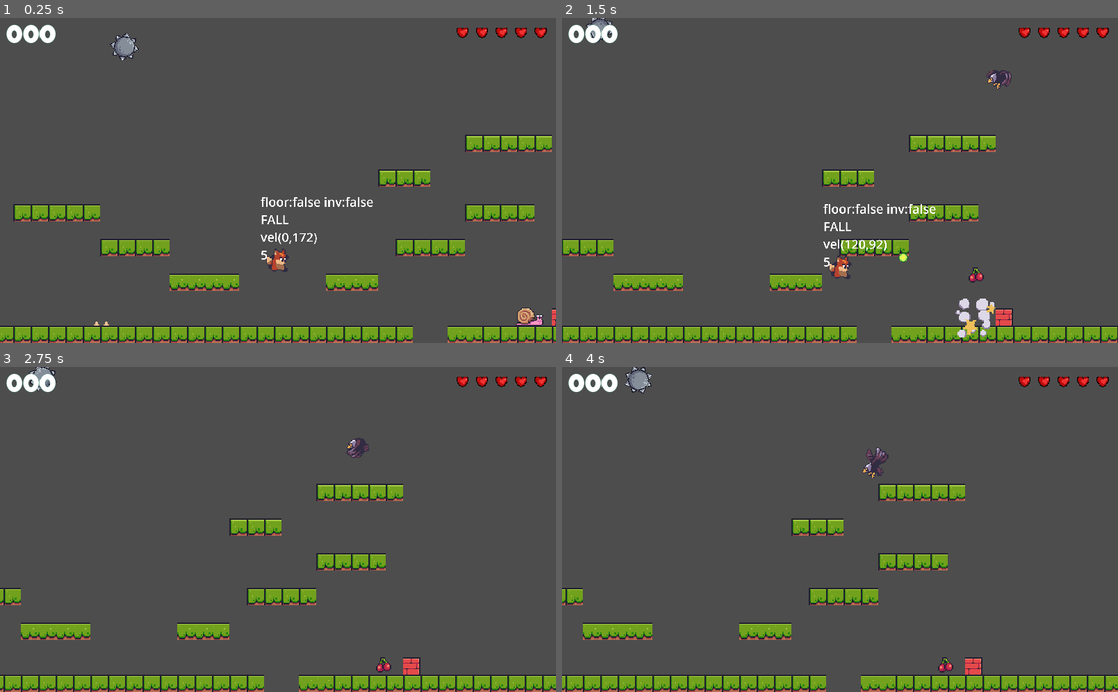
Above: before the commit, frames 1-4 (two rows, left to right).
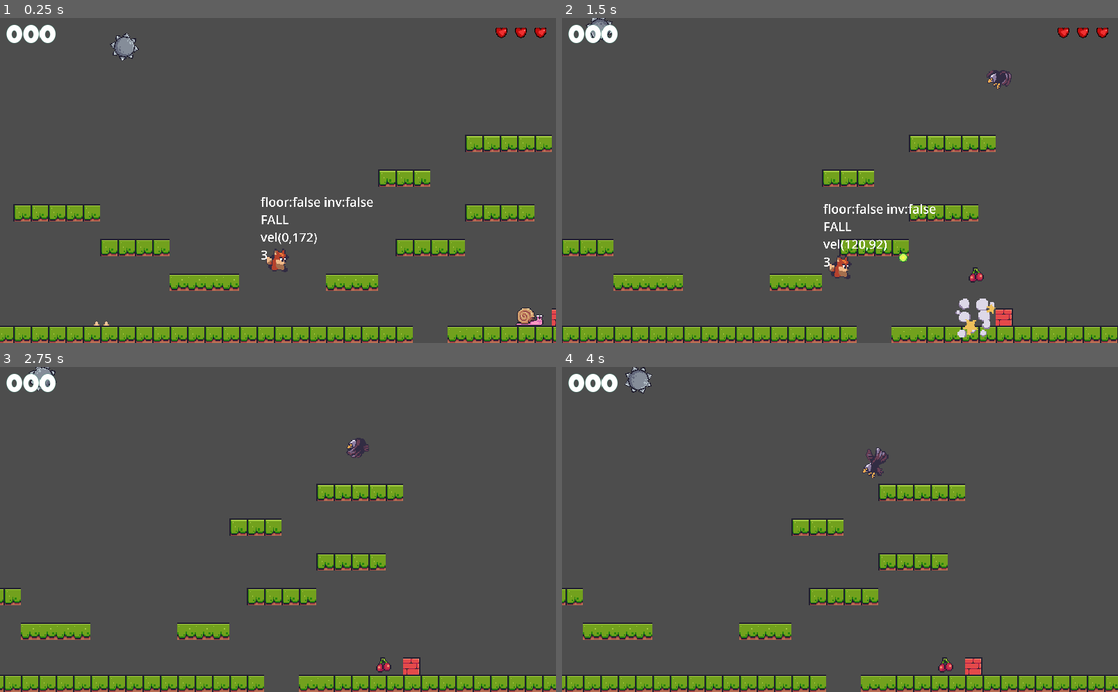
Above: after the commit, the same moments.

Repository: Babrakov/foxy-antics
Game: Godot game, scene res://scenes/level_base/level_base.tscn
Same seed, same stepped clock (60 frames per second), same inputs: the game is played once before the commit and once after it.
Inputs:
- Up to frame 1 (0.25 s): no input
- Up to frame 2 (1.5 s): hold Right (right) from 0.53 s (still down); tap Space (shoot) at 0.6, 1.35 s; tap Alt (jump) at 0.77 s
- Up to frame 3 (2.75 s): tap Alt (jump) at 1.52 s; release Right (right) at 2.03 s; hold Left (left) from 2.03 s (still down); tap Space (shoot) at 2.1 s
- Up to frame 4 (4 s): release Left (left) at 2.78 s; hold Right (right) from 2.78 s (still down); tap Space (shoot) at 2.85, 3.6 s; tap Alt (jump) at 3.02, 3.77 s

The runs differ from the first frame. In frame 1, 0.1% of the frame differs, in the area x 47-99%, y 2-75%; in frame 2, 0.1%; in frame 3, 0.3%, in the area x 82-99%, y 2-7%; in frame 4, 0.3%.

Commit message:
Hud Logic

Diff:
--- /dev/null
+++ b/scenes/hud/hud.gd
@@ -0,0 +1,19 @@
+extends Control
+
+@onready var score_label: Label = $MC/HB/ScoreLabel
+@onready var hb_hearts: HBoxContainer = $MC/HB/HBHearts
+@onready var color_rect: ColorRect = $ColorRect
+@onready var vb_label_complete: VBoxContainer = $ColorRect/VBLabelComplete
+@onready var vb_game_over: VBoxContainer = $ColorRect/VBGameOver
+
+var _hearts: Array
+
+# Called when the node enters the scene tree for the first time.
+func _ready() -> void:
+	_hearts = hb_hearts.get_children()
+	SignalManager.on_game_started.connect(on_player_hit)
+	SignalManager.on_player_hit.connect(on_player_hit)
+
+func on_player_hit(lives: int) -> void:
+	for life in range(_hearts.size()):
+		_hearts[life].visible = lives > life
--- a/scenes/hud/hud.tscn
+++ b/scenes/hud/hud.tscn
@@ -1,5 +1,6 @@
-[gd_scene load_steps=5 format=3 uid="uid://bdn30cao25hiw"]
+[gd_scene load_steps=6 format=3 uid="uid://bdn30cao25hiw"]
 
+[ext_resource type="Script" path="res://scenes/hud/hud.gd" id="1_g6bjx"]
 [ext_resource type="LabelSettings" uid="uid://c57087kb6t0iv" path="res://assets/LG_white_48.tres" id="1_xm8uw"]
 [ext_resource type="Texture2D" uid="uid://dqw1fky0at4al" path="res://assets/items/pixel heart 2.png" id="2_bblll"]
 [ext_resource type="LabelSettings" uid="uid://b2dyrr3deoxuq" path="res://assets/LG_blue_64.tres" id="3_sihl4"]
@@ -12,6 +13,7 @@
 anchor_bottom = 1.0
 grow_horizontal = 2
 grow_vertical = 2
+script = ExtResource("1_g6bjx")
 
 [node name="MC" type="MarginContainer" parent="."]
 layout_mode = 1
--- a/scenes/player/player.gd
+++ b/scenes/player/player.gd
@@ -21,12 +21,14 @@
 
 var _state: PlayerState = PlayerState.IDLE
 var _invincible: bool = false
-var _lives: int = 5
+var _lives: int = 3
 
 # Called when the node enters the scene tree for the first time.
 func _ready() -> void:
-	pass # Replace with function body.
+	call_deferred("late_setup")
 
+func late_setup() -> void:
+	SignalManager.on_game_started.emit(_lives)
 
 # Called every frame. 'delta' is the elapsed time since the previous frame.
 func _physics_process(delta: float) -> void:
--- a/singletons/signal_manager.gd
+++ b/singletons/signal_manager.gd
@@ -17,3 +17,4 @@
 
 signal on_game_over
 signal on_player_hit(lives: int)
+signal on_game_started(lives: int)
